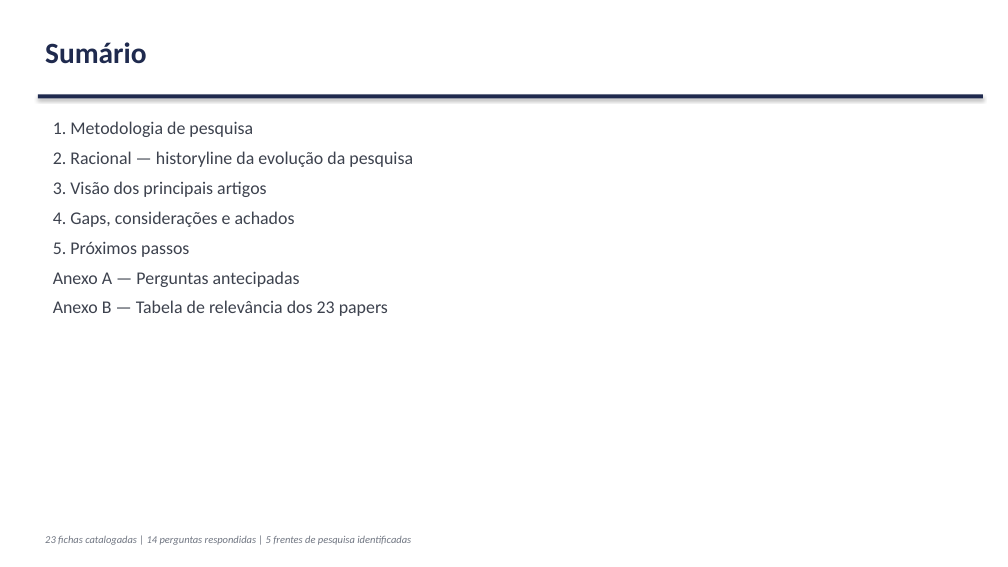
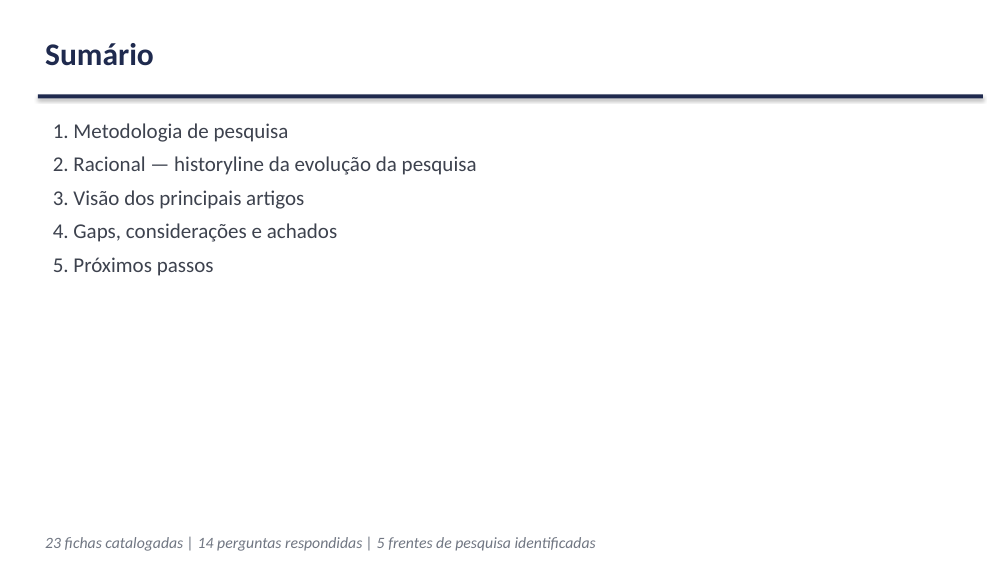
Before and after one commit to marcellozzetti/Facial-Recognition-Models-Mitigating-Bias, a slide deck: slide 2 of docs/ativo/material_reuniao_orientador_2026-06.pptx. Drawn at 1008x567 pixels with LibreOffice and Linux fonts; fonts in the diff are those of the drawing. Boxes give left, top, right and bottom in pixels: in the first picture for what was removed or moved away, otherwise in the second. Text is boxed around its words. In the diff, an @@ line names an element or a change of style, - is before the commit and + after.

```diff
--- a/docs/ativo/material_reuniao_orientador_2026-06.pptx
+++ b/docs/ativo/material_reuniao_orientador_2026-06.pptx
@@ text "Sumário" at [45, 43, 154, 66]: size 28 to 30 pt @@
@@ text "1. Metodologia de pesquisa" at [53, 123, 477, 276]: size 17 to 20 pt @@
@@ text at [53, 271, 388, 316]: paragraphs removed @@
-Anexo A — Perguntas antecipadas
-Anexo B — Tabela de relevância dos 23 papers
@@ text "23 fichas catalogadas | 14 ..." at [45, 537, 596, 551]: size 10 to 15 pt @@
```
Also in this commit, not shown: 31 other slides changed, 2 slides added, 10 slides removed, 1 other file.
